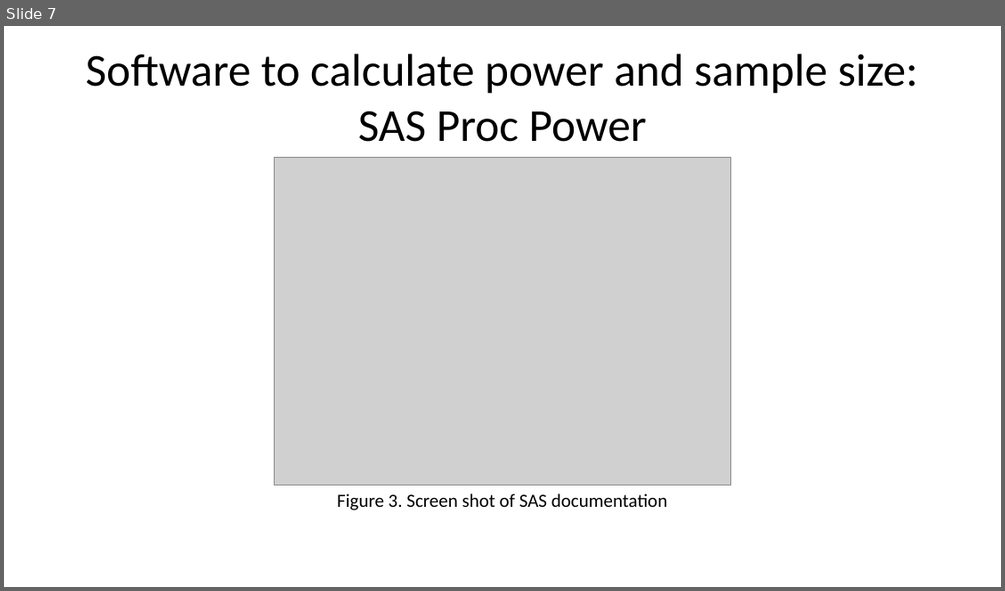
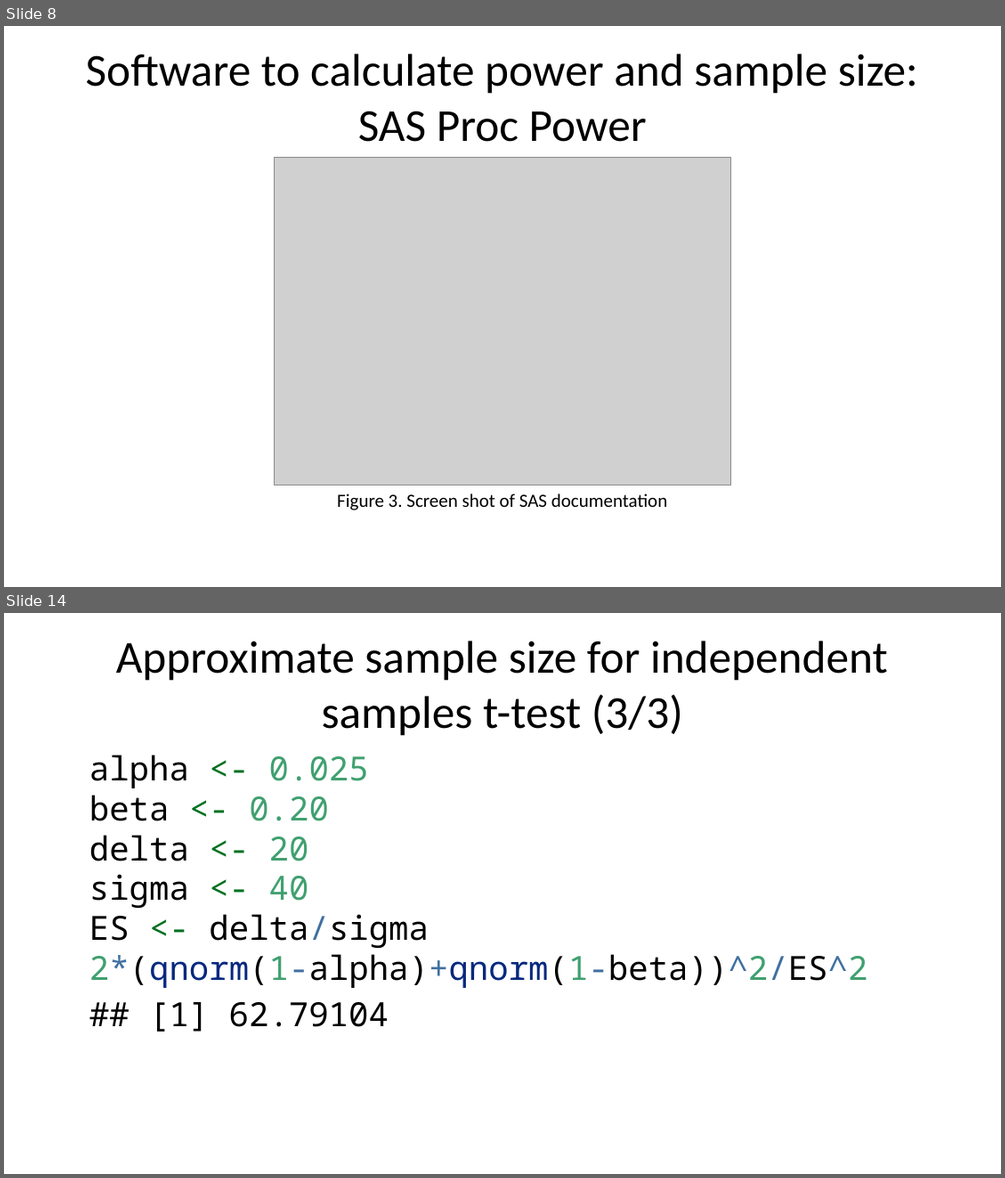
Before and after one commit to pmean/papers-and-presentations, a slide deck: power/power-and-sample-size-slides.pptx. Shown one above the other, each under a label of ours: slide 7 before the commit, slides 8 and 14 after it; the slides between them are not shown. The pictures are 1005x591 and 1005x1178 pixels, drawn with LibreOffice and Linux fonts; fonts in the diff are those of the drawing; grey boxes stand for pictures. Boxes give left, top, right and bottom in pixels: in the first picture for what was removed or moved away, otherwise in the second. Text is boxed around its words. In the diff, an @@ line names an element or a change of style, - is before the commit and + after.

```diff
--- a/power/power-and-sample-size-slides.pptx
+++ b/power/power-and-sample-size-slides.pptx
@@ slide 14 added at <box>4,613,1001,1174</box>, background #FFFFFF @@
@@ title added at <box>116,641,888,736</box>, 44 pt, text #000000 @@
+Approximate sample size for independent samples t-test (3/3)
@@ text added at <box>89,755,868,1031</box>, 32 pt, text #000000 @@
+alpha <- 0.025
+beta <- 0.20
+delta <- 20
+sigma <- 40
+ES <- delta/sigma
+2*(qnorm(1-alpha)+qnorm(1-beta))^2/ES^2
+## [1] 62.79104
@@ what was slide 7 is now slide 8 @@
```
Also in this commit, not shown: 2 slides changed, 12 other slides added, 1 other file.
